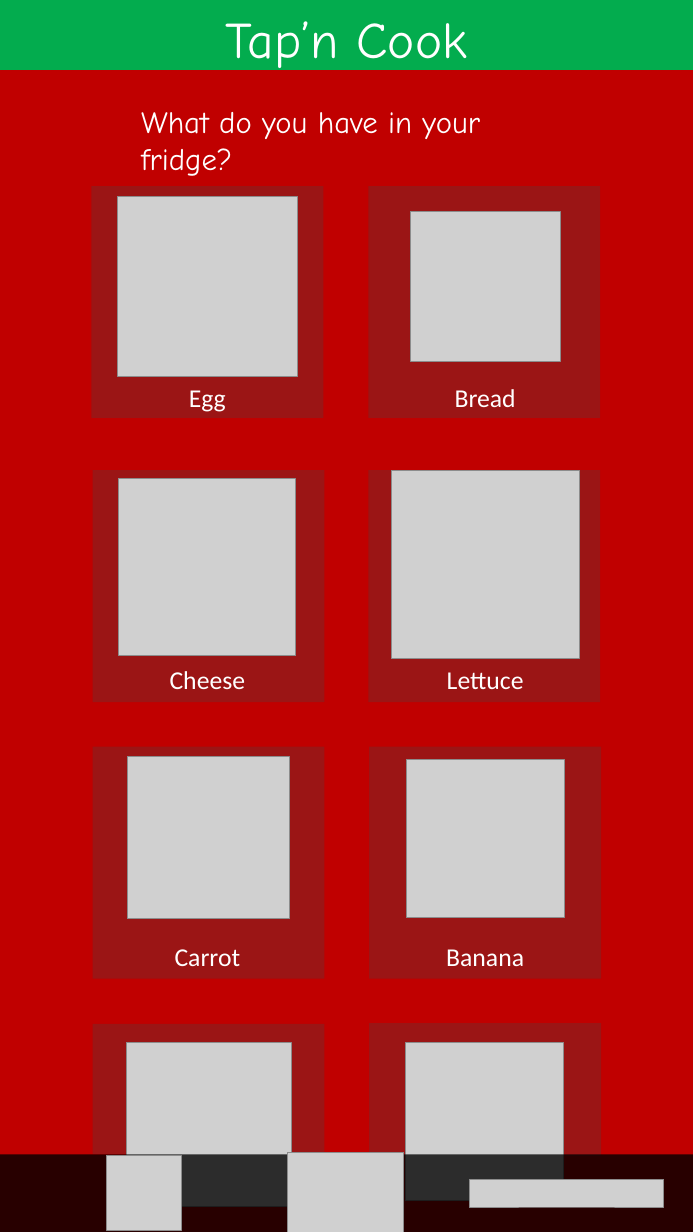
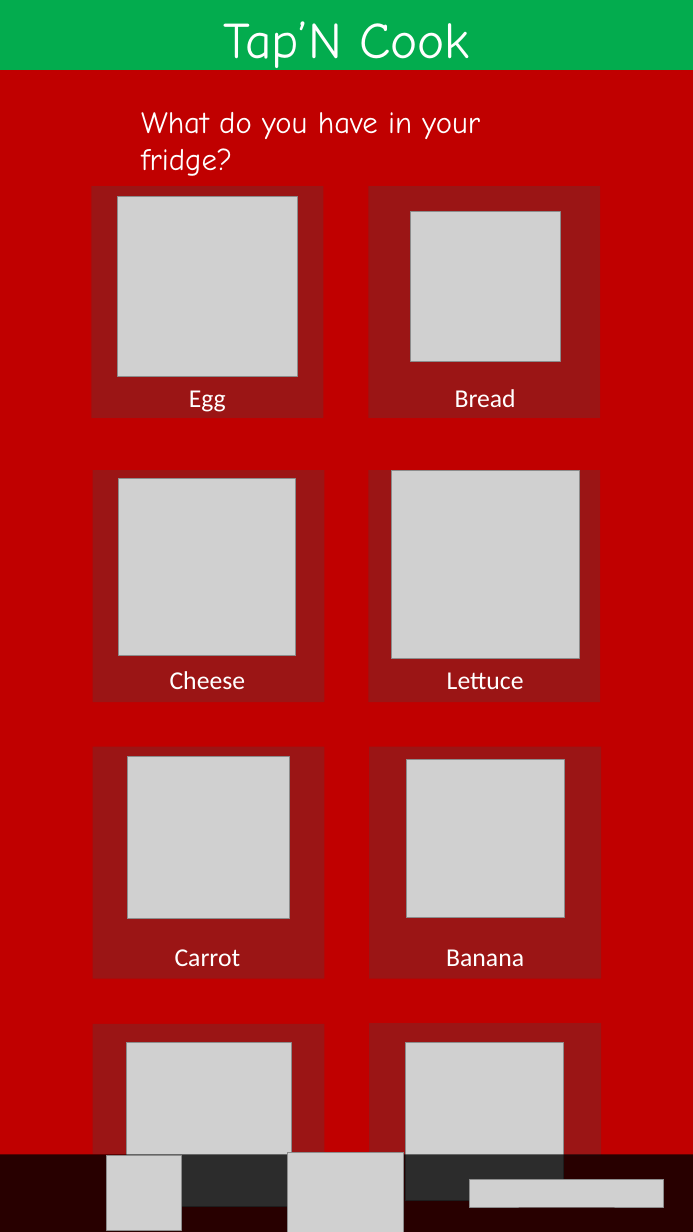
Before and after one commit to bigsaem/Raid-Boss, a slide deck: slide 1 of Presentation.pptx. Drawn at 693x1232 pixels with LibreOffice and Linux fonts; fonts in the diff are those of the drawing; grey boxes stand for pictures. Boxes give left, top, right and bottom in pixels: in the first picture for what was removed or moved away, otherwise in the second. Text is boxed around its words. In the diff, an @@ line names an element or a change of style, - is before the commit and + after.

Commit message:
font modification, final slides

```diff
--- a/Presentation.pptx
+++ b/Presentation.pptx
@@ text at bbox=[223, 21, 470, 74]: text changed @@
-Tap’n Cook
+Tap’N Cook
```
Also in this commit, not shown: 4 other files.
